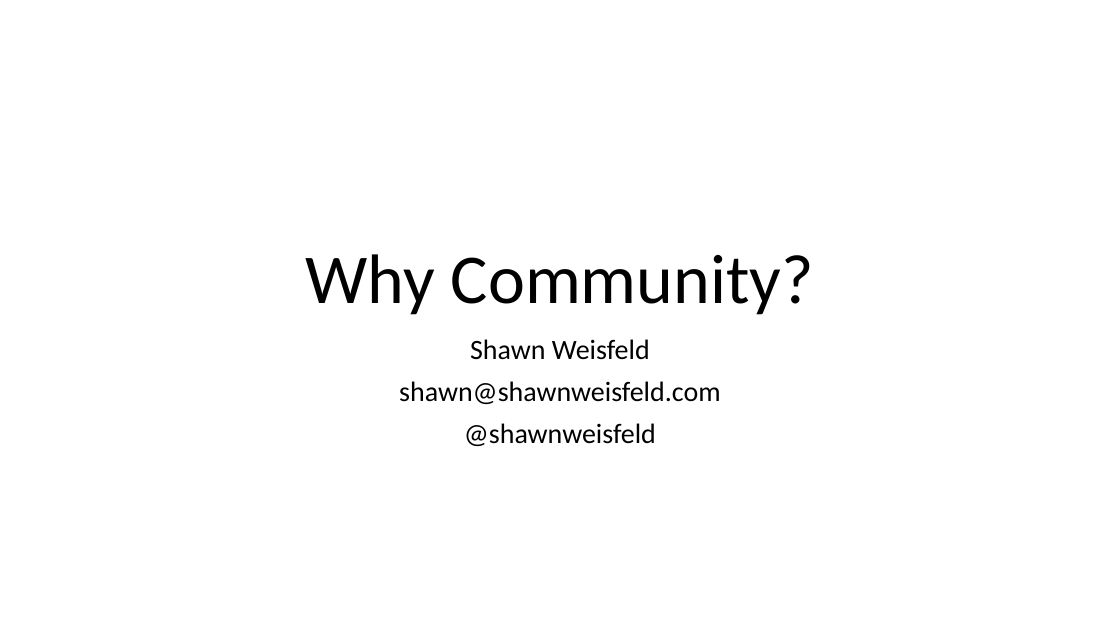
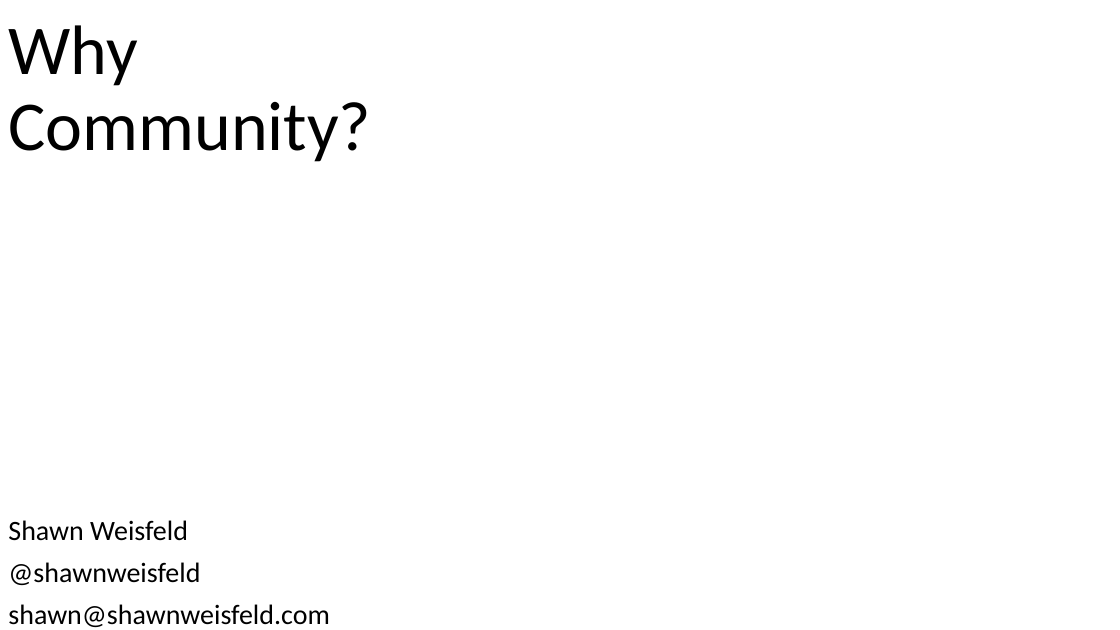
Before and after one commit to shawnweisfeld/20150328_Community, a slide deck: slide 3 of Why Community.pptx (slide 1 before the commit). Drawn at 1120x630 pixels with LibreOffice and Linux fonts; fonts in the diff are those of the drawing; background and template pictures are left out. Boxes give left, top, right and bottom in pixels: in the first picture for what was removed or moved away, otherwise in the second. Text is boxed around its words. In the diff, an @@ line names an element or a change of style, - is before the commit and + after.

Commit message:
updates

```diff
--- a/Why Community.pptx
+++ b/Why Community.pptx
@@ title "Why Community?" moved from (x1=306, y1=254, x2=814, y2=315) to (x1=8, y1=25, x2=371, y2=162) @@
@@ title "Why Community?" at (x1=8, y1=25, x2=371, y2=162): alignment centre to left @@
@@ subtitle at (x1=464, y1=423, x2=656, y2=446): paragraph removed @@
-@shawnweisfeld
@@ subtitle "Shawn Weisfeld" moved from (x1=399, y1=339, x2=720, y2=446) to (x1=8, y1=520, x2=329, y2=627) @@
@@ subtitle at (x1=8, y1=520, x2=329, y2=627): alignment centre to left @@
@@ subtitle at (x1=8, y1=562, x2=200, y2=585): paragraph added @@
+@shawnweisfeld
```
Also in this commit, not shown: 11 slides added, 7 slides removed.
